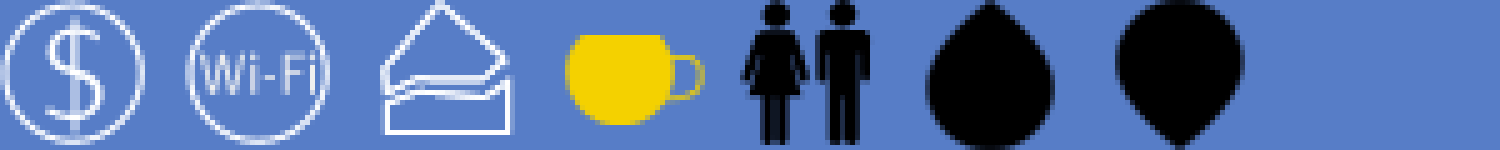
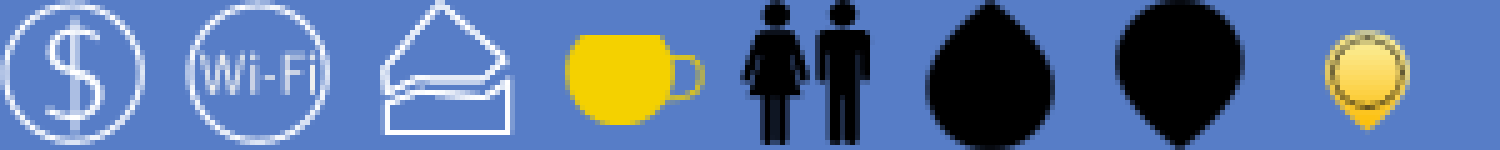
Two versions of the same layered image (1500×150). Layer-by-layer changes:
added layer "Vector Smart Object copy 2" above "Слой 1" over [1320,30,1410,135]
